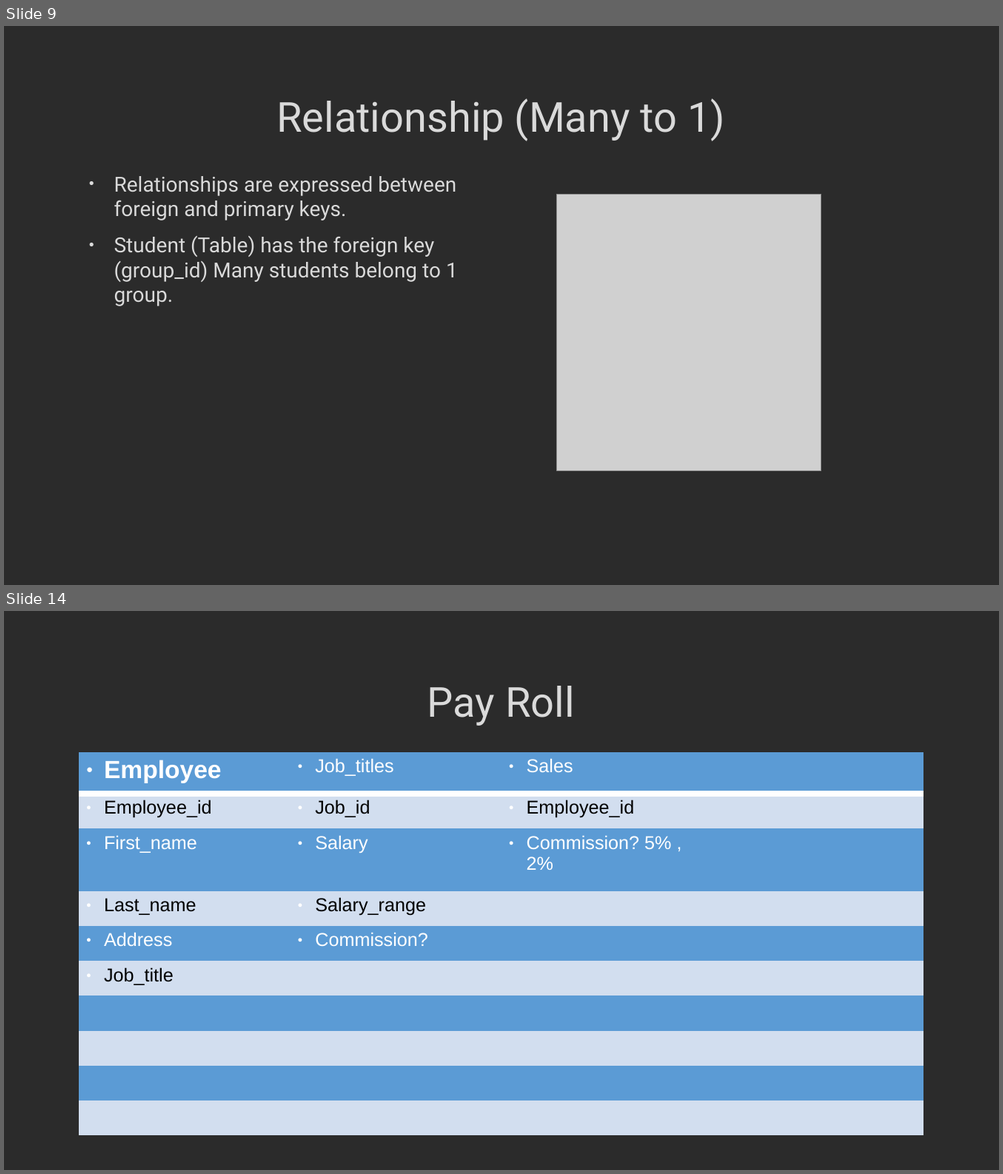
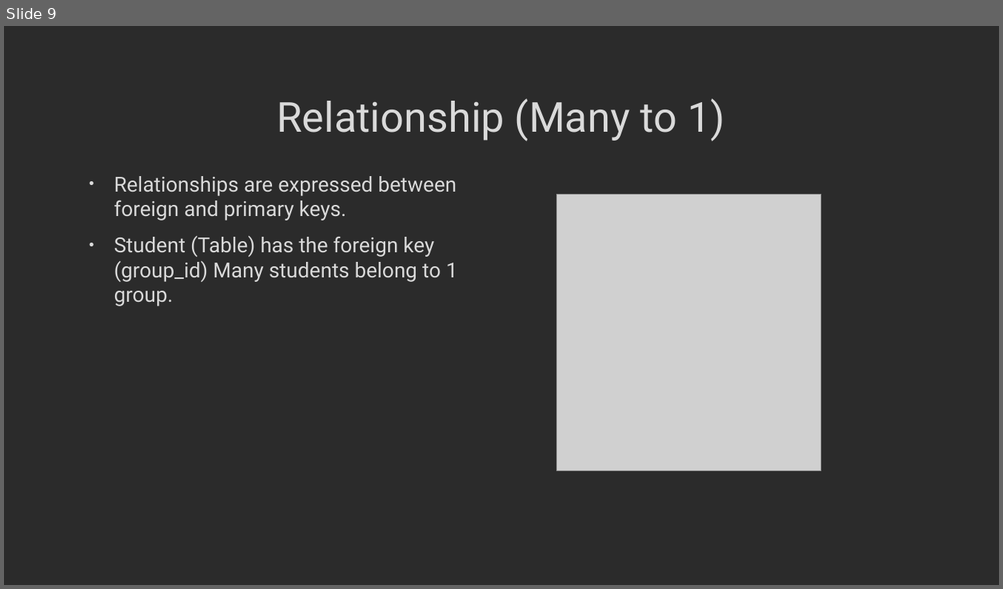
Before and after one commit to MGIS-UMN/GIS5577_week7, a slide deck: Entity_Relationship_Diagram.odp. Shown one above the other, each under a label of ours: slides 9 and 14 before the commit, slide 9 after it; the slides between them are not shown. The pictures are 1003x1174 and 1003x589 pixels, drawn with LibreOffice and Linux fonts; fonts in the diff are those of the drawing; grey boxes stand for pictures; background and template pictures are left out; a plain dark background stands for a picture behind light text. Boxes give left, top, right and bottom in pixels: in the first picture for what was removed or moved away, otherwise in the second. Text is boxed around its words. In the diff, an @@ line names an element or a change of style, - is before the commit and + after.

```diff
--- a/Entity_Relationship_Diagram.odp
+++ b/Entity_Relationship_Diagram.odp
@@ slide 14 removed at <box>4,611,999,1170</box>, background picture (left out) @@
@@ title removed at <box>427,686,575,726</box> @@
-Pay Roll
@@ table removed at <box>79,752,923,1055</box>, 10 rows, 4 columns @@
-Employee | Job_titles | Sales | 
-Employee_id | Job_id | Employee_id | 
-First_name | Salary | Commission? 5% , 2% | 
-Last_name | Salary_range |  | 
-Address | Commission? |  | 
-Job_title |  |  | 
- |  |  | 
- |  |  | 
- |  |  | 
- |  |  | 
```
Also in this commit, not shown: 2 slides added, 4 other slides removed.
